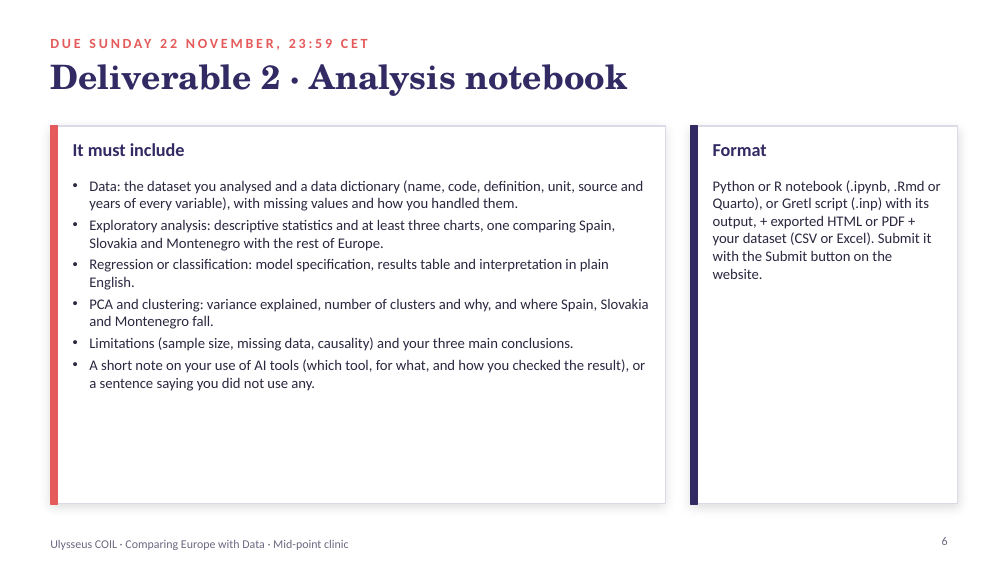
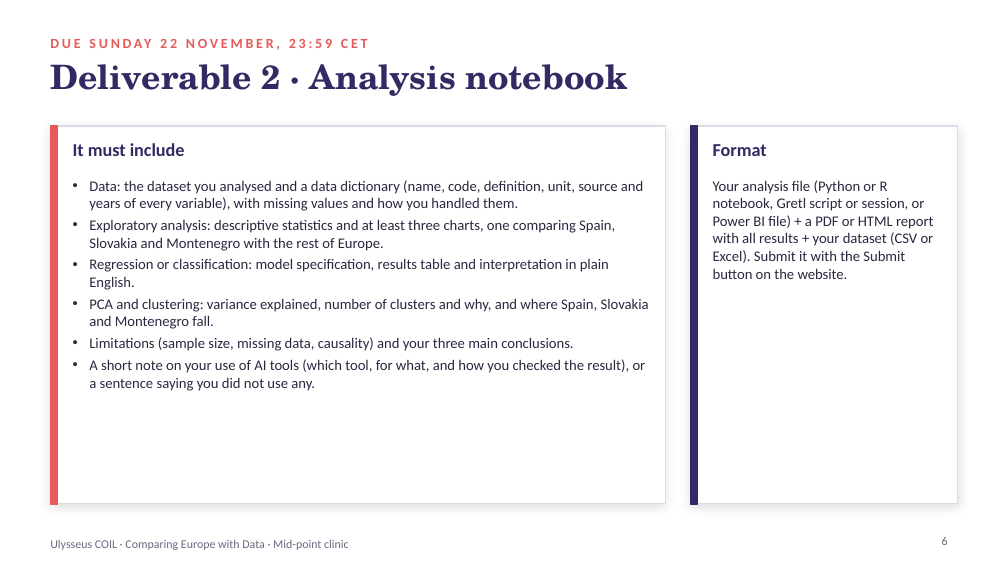
Before and after one commit to coil-europe/coil-europe.github.io, a slide deck: slide 6 of docs/slides/COIL_3_midpoint_clinic.pptx. Drawn at 1008x567 pixels with LibreOffice and Linux fonts; fonts in the diff are those of the drawing. Boxes give left, top, right and bottom in pixels: in the first picture for what was removed or moved away, otherwise in the second. Text is boxed around its words. In the diff, an @@ line names an element or a change of style, - is before the commit and + after.

```diff
--- a/docs/slides/COIL_3_midpoint_clinic.pptx
+++ b/docs/slides/COIL_3_midpoint_clinic.pptx
@@ text at (713, 180, 934, 279): text changed @@
-Python or R notebook (.ipynb, .Rmd or Quarto), or Gretl script (.inp) with its output, + exported HTML or PDF + your dataset (CSV or Excel). Submit it with the Submit button on the website.
+Your analysis file (Python or R notebook, Gretl script or session, or Power BI file) + a PDF or HTML report with all results + your dataset (CSV or Excel). Submit it with the Submit button on the website.
```
Also in this commit, not shown: 15 other files.
